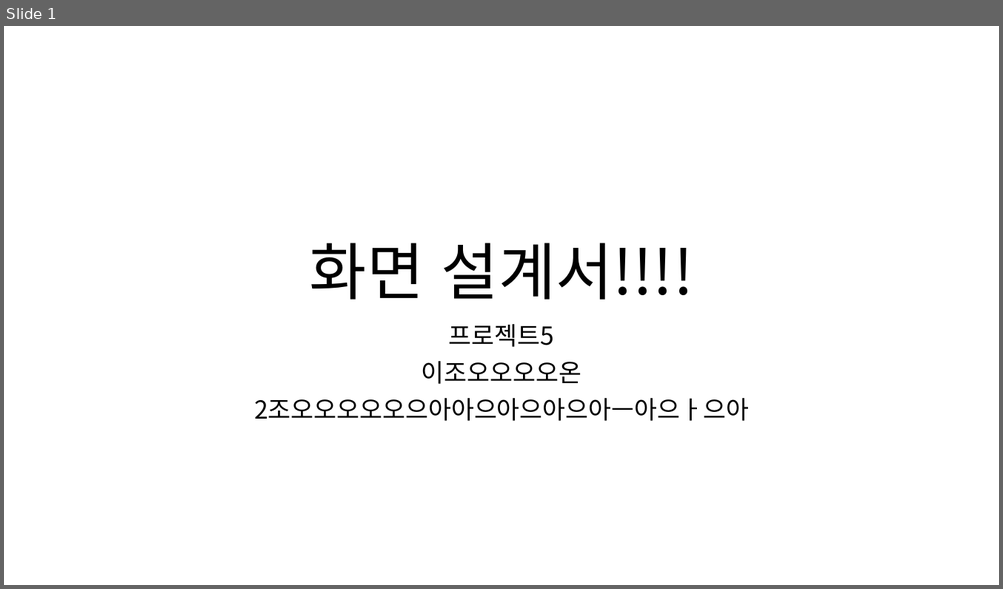
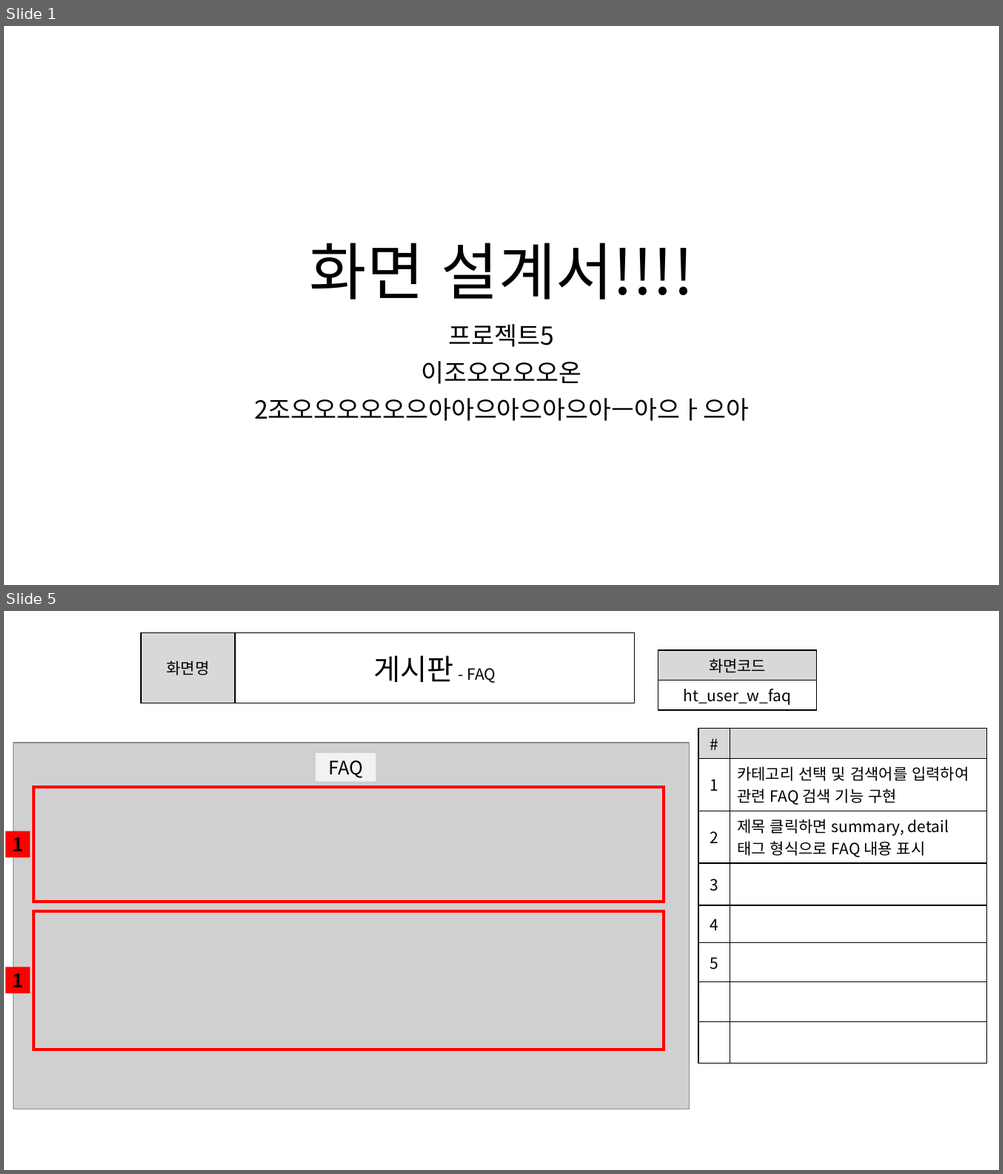
Before and after one commit to ezenteam2/e-Zone, a slide deck: 0 발표용 파워포인트/0403 1차발표/0403 project05 - 파워포인트 - 현태.pptx. Shown one above the other, each under a label of ours: slide 1 before the commit, slides 1 and 5 after it; the slides between them are not shown. The pictures are 1003x589 and 1003x1174 pixels, drawn with LibreOffice and Linux fonts; fonts in the diff are those of the drawing; grey boxes stand for pictures. Boxes give left, top, right and bottom in pixels: in the first picture for what was removed or moved away, otherwise in the second. Text is boxed around its words. In the diff, an @@ line names an element or a change of style, - is before the commit and + after.

```diff
--- a/0 발표용 파워포인트/0403 1차발표/0403 project05 - 파워포인트 - 현태.pptx
+++ b/0 발표용 파워포인트/0403 1차발표/0403 project05 - 파워포인트 - 현태.pptx
@@ slide 5 added at bbox=[4, 611, 999, 1170], background #FFFFFF @@
@@ table added at bbox=[142, 632, 634, 703], 1 rows, 2 columns @@
+화면명 | 게시판 - FAQ
@@ table added at bbox=[658, 650, 817, 708], 2 rows, 1 columns @@
+화면코드
+ht_user_w_faq
@@ picture added at bbox=[14, 743, 690, 1111] @@
@@ table added at bbox=[699, 728, 987, 1044], 8 rows, 2 columns @@
+# | 
+1 | 카테고리 선택 및 검색어를 입력하여 관련 FAQ 검색 기능 구현
+2 | 제목 클릭하면 summary, detail 태그 형식으로 FAQ 내용 표시
+3 | 
+4 | 
+5 | 
+ | 
+ | 
@@ rectangle added at bbox=[316, 754, 376, 782], fill #F2F2F2, 18 pt, text #000000 @@
+FAQ
@@ rectangle added at bbox=[34, 787, 663, 902], outline #FF0000 3 pt @@
@@ rectangle added at bbox=[5, 831, 30, 857], fill #FF0000, 18 pt, text #000000, bold @@
+1
@@ rectangle added at bbox=[34, 911, 663, 1050], outline #FF0000 3 pt @@
@@ rectangle added at bbox=[5, 968, 30, 994], fill #FF0000, 18 pt, text #000000, bold @@
+1
```
Also in this commit, not shown: 19 other slides added, 1 other file.
